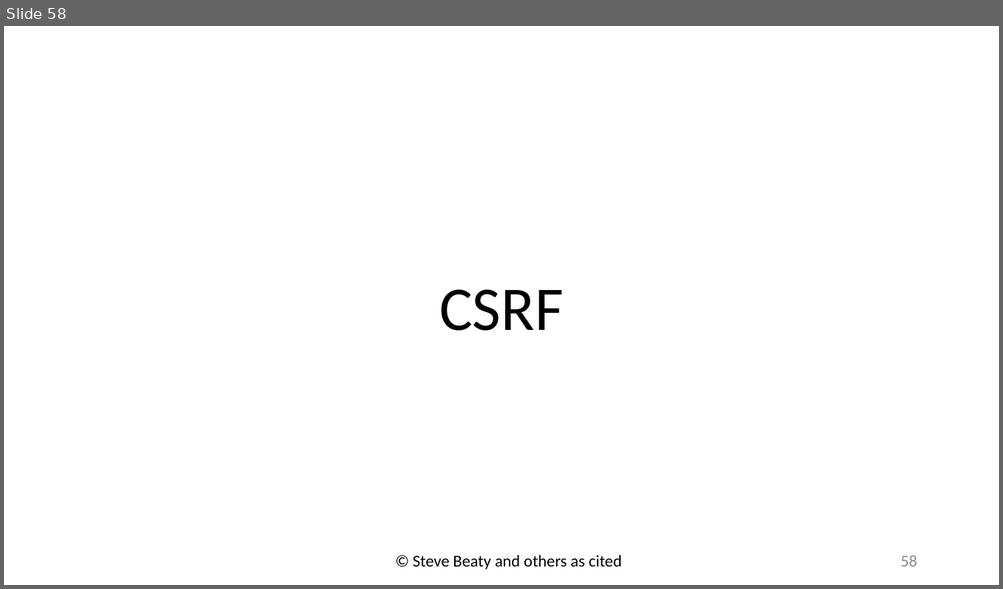
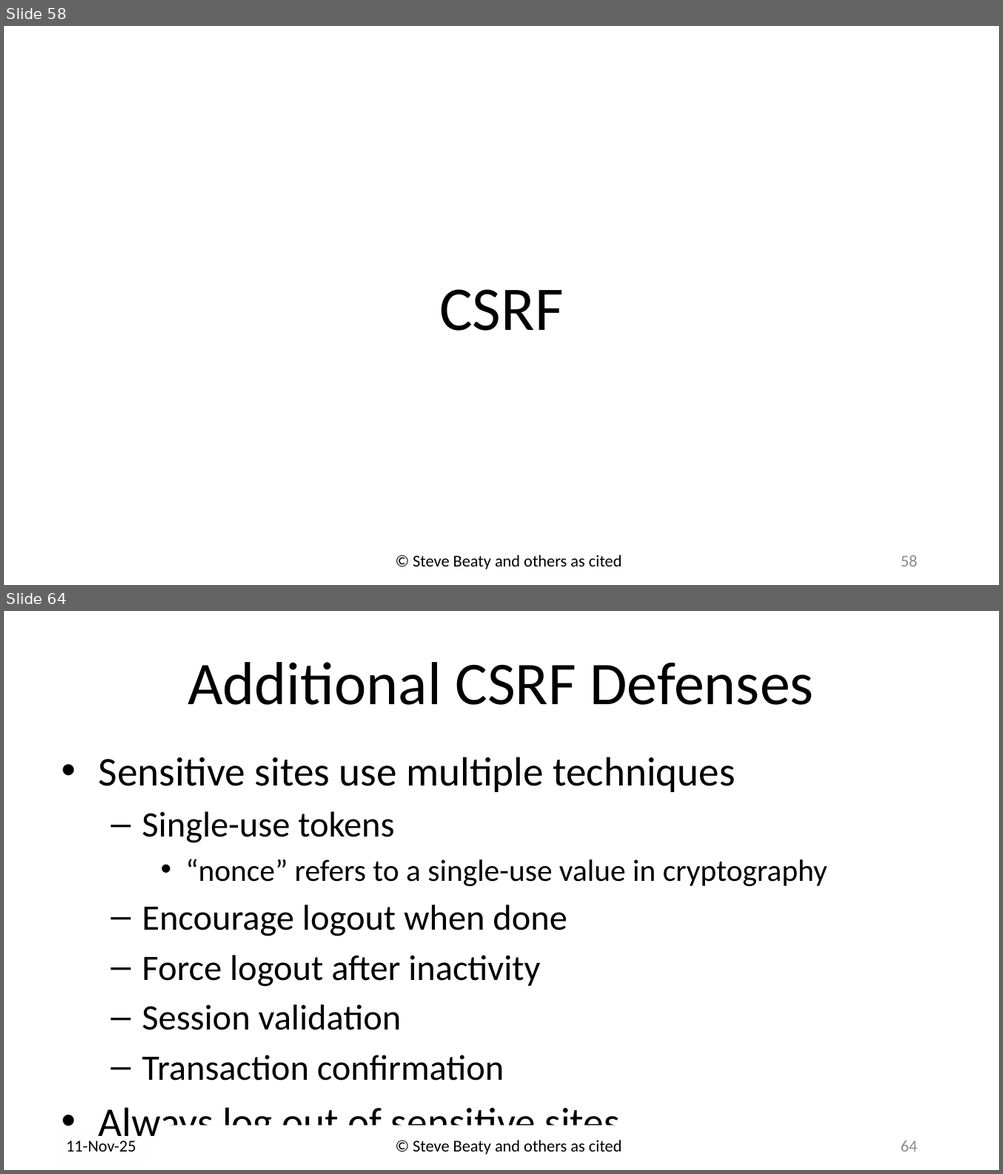
Before and after one commit to drb80/WebAppDev, a slide deck: Slides/Chapter06.pptx. Shown one above the other, each under a label of ours: slide 58 before the commit, slides 58 and 64 after it; the slides between them are not shown. The pictures are 1003x589 and 1003x1174 pixels, drawn with LibreOffice and Linux fonts; fonts in the diff are those of the drawing; background and template pictures are left out. Boxes give left, top, right and bottom in pixels: in the first picture for what was removed or moved away, otherwise in the second. Text is boxed around its words. In the diff, an @@ line names an element or a change of style, - is before the commit and + after.

```diff
--- a/Slides/Chapter06.pptx
+++ b/Slides/Chapter06.pptx
@@ slide 64 added at box(4, 611, 999, 1170), background picture (left out) @@
@@ title added at box(188, 662, 813, 705), 58.7 pt, text #000000 @@
+Additional CSRF Defenses
@@ text added at box(99, 757, 827, 1146), 34.5 pt, text #000000 @@
+• Sensitive sites use multiple techniques
+  – Single-use tokens
+    • “nonce” refers to a single-use value in cryptography
+  – Encourage logout when done
+  – Force logout after inactivity
+  – Session validation
+  – Transaction confirmation
+• Always log out of sensitive sites
@@ text added at box(66, 1141, 136, 1152), 16 pt, text #000000 @@
+11-Nov-25
@@ text added at box(412, 1140, 622, 1155), 16 pt, text #000000 @@
+© Steve Beaty and others as cited
@@ page number added at box(900, 1141, 917, 1152), 16 pt, text #8C8C8C @@
+64
```
Also in this commit, not shown: 51 slides changed, 40 other slides added.
